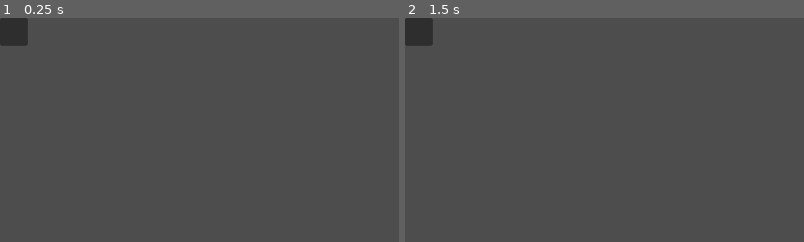
Above: before the commit, frames 1-2 (left to right).
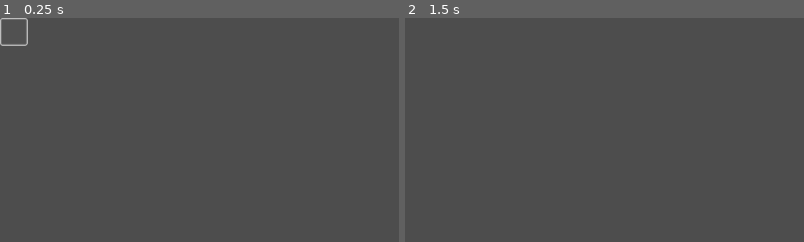
Above: after the commit, the same moments.

Repository: Nordtwig/project-kumquat
Game: Godot game, scene res://world.tscn
The game is run twice, just before and just after one commit, with the same random seed, the same clock (stepped at 60 frames per second) and the same inputs.
Inputs (mouse positions are % of the whole screen's width and height, from its top left):
- Up to frame 1 (0.25 s): no input
- Up to frame 2 (1.5 s): tap Enter at 0.5 s; move the mouse to (72, 45) at 0.52 s; click (72, 45) at 0.6 s; tap Space at 1.25 s; move the mouse to (30, 55) at 1.27 s; click (30, 55) at 1.35 s
The pictures show only the part of the screen within x 0-50%, y 0-50%; the shares and areas given below are measured in that part.

The runs differ from the first frame. In frame 1, 0.9% of the frame differs, in the area x 0-8%, y 0-13%; in frame 2, 0.9%.

Commit message:
add drag box logic

Diff:
--- a/UI/Camera.gd
+++ b/UI/Camera.gd
@@ -1 +1,53 @@
 extends Camera2D
+
+signal area_selected
+signal start_move_selection
+
+var mousePos: Vector2 = Vector2()
+var mousePosGlobal: Vector2 = Vector2()
+
+var start: Vector2 = Vector2()
+var startV: Vector2 = Vector2()
+var end: Vector2 = Vector2()
+var endV: Vector2 = Vector2()
+
+var isDragging: bool = false
+
+
+func _process(_delta) -> void:
+	if Input.is_action_just_pressed("LeftClick"):
+		start = mousePosGlobal
+		startV = mousePos
+		isDragging = true
+
+	if isDragging:
+		end = mousePosGlobal
+		endV = mousePos
+		draw_area()
+
+	if Input.is_action_just_released("LeftClick"):
+		if startV.distance_to(mousePos) > 20:
+			end = mousePosGlobal
+			endV = mousePos
+			isDragging = false
+			draw_area(false)
+			emit_signal("area_selected")
+		else:
+			end = start
+			isDragging = false
+			draw_area(false)
+
+
+func _input(event):
+	if event is InputEventMouse:
+		mousePos = event.position
+		mousePosGlobal = get_global_mouse_position()
+
+
+func draw_area(s = true) -> void:
+	get_node("../Panel").size = Vector2(abs(startV.x - endV.x), abs(startV.y - endV.y))
+	var pos = Vector2()
+	pos.x = min(startV.x, endV.x)
+	pos.y = min(startV.y, endV.y)
+	get_node("../Panel").position = pos
+	get_node("../Panel").size *= int(s)
--- a/UI/ui.tscn
+++ b/UI/ui.tscn
@@ -1,6 +1,18 @@
-[gd_scene load_steps=2 format=3 uid="uid://bgre1dedqfbl6"]
+[gd_scene load_steps=3 format=3 uid="uid://bgre1dedqfbl6"]
 
 [ext_resource type="Script" path="res://UI/Camera.gd" id="1_hc7iw"]
+
+[sub_resource type="StyleBoxFlat" id="StyleBoxFlat_pm86e"]
+bg_color = Color(0.337255, 0.337255, 0.337255, 0.498039)
+border_width_left = 3
+border_width_top = 3
+border_width_right = 3
+border_width_bottom = 3
+border_blend = true
+corner_radius_top_left = 3
+corner_radius_top_right = 3
+corner_radius_bottom_right = 3
+corner_radius_bottom_left = 3
 
 [node name="UI" type="CanvasLayer"]
 
@@ -10,3 +22,4 @@
 [node name="Panel" type="Panel" parent="."]
 offset_right = 40.0
 offset_bottom = 40.0
+theme_override_styles/panel = SubResource("StyleBoxFlat_pm86e")
--- a/project.godot
+++ b/project.godot
@@ -19,6 +19,14 @@
 
 project/assembly_name="Project-kumquat"
 
+[input]
+
+LeftClick={
+"deadzone": 0.5,
+"events": [Object(InputEventMouseButton,"resource_local_to_scene":false,"resource_name":"","device":-1,"window_id":0,"alt_pressed":false,"shift_pressed":false,"ctrl_pressed":false,"meta_pressed":false,"button_mask":1,"position":Vector2(54, 19),"global_position":Vector2(58, 60),"factor":1.0,"button_index":1,"canceled":false,"pressed":true,"double_click":false,"script":null)
+]
+}
+
 [rendering]
 
 textures/canvas_textures/default_texture_filter=0
